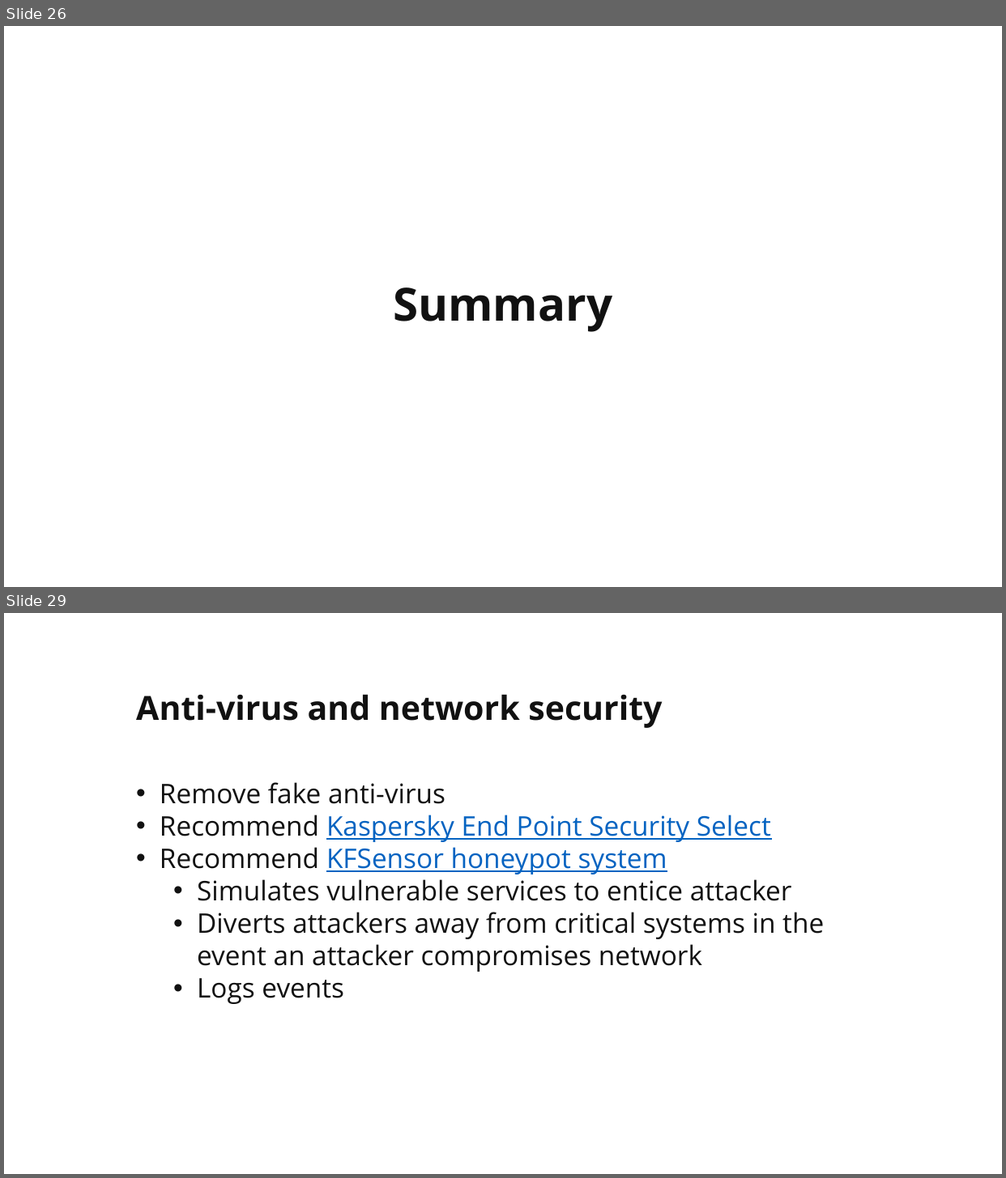
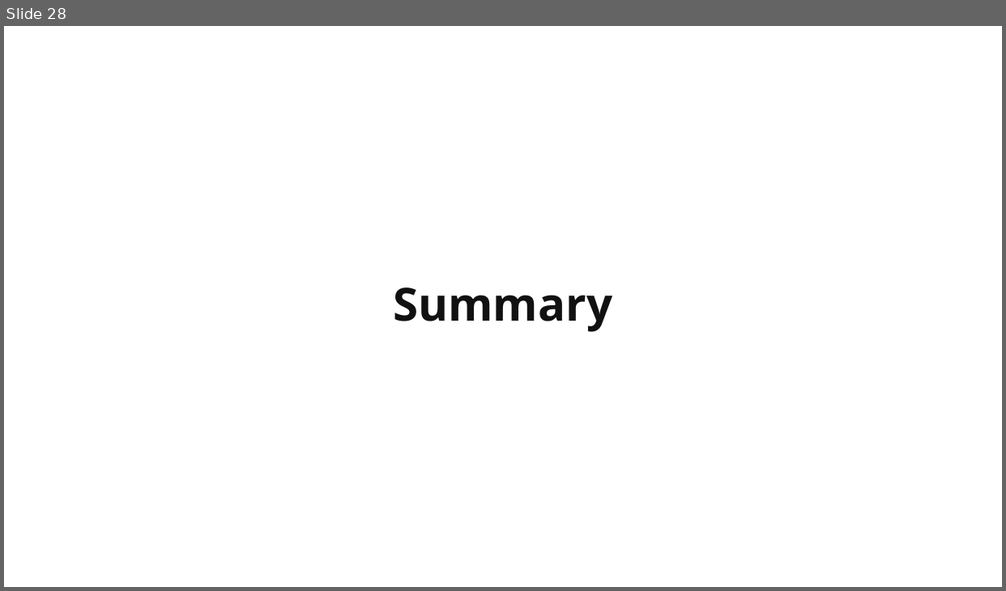
Before and after one commit to martymcflywa/ecu, a slide deck: year_1/sem_2/CSI1101_computer_security/0b_assignment_2_[22MAY15_0900]/dev/CSI1101_PONCE_A2_v03.pptx. Shown one above the other, each under a label of ours: slides 26 and 29 before the commit, slide 28 after it; the slides between them are not shown. The pictures are 1006x1178 and 1006x591 pixels, drawn with LibreOffice and Linux fonts; fonts in the diff are those of the drawing. Boxes give left, top, right and bottom in pixels: in the first picture for what was removed or moved away, otherwise in the second. Text is boxed around its words. In the diff, an @@ line names an element or a change of style, - is before the commit and + after.

```diff
--- a/year_1/sem_2/CSI1101_computer_security/0b_assignment_2_[22MAY15_0900]/dev/CSI1101_PONCE_A2_v03.pptx
+++ b/year_1/sem_2/CSI1101_computer_security/0b_assignment_2_[22MAY15_0900]/dev/CSI1101_PONCE_A2_v03.pptx
@@ slide 29 removed at (x1=4, y1=613, x2=1002, y2=1174), background #FFFFFF @@
@@ title removed at (x1=136, y1=694, x2=662, y2=728) @@
-Anti-virus and network security
@@ text removed at (x1=160, y1=782, x2=824, y2=1004) @@
-• Remove fake anti-virus
-• Recommend Kaspersky End Point Security Select
-• Recommend KFSensor honeypot system
-  • Simulates vulnerable services to entice attacker
-  • Diverts attackers away from critical systems in the event an attacker compromises network
-  • Logs events
@@ what was slide 26 is now slide 28 @@
```
Also in this commit, not shown: 5 slides changed, 5 slides added, 4 other slides removed, 2 other files.
